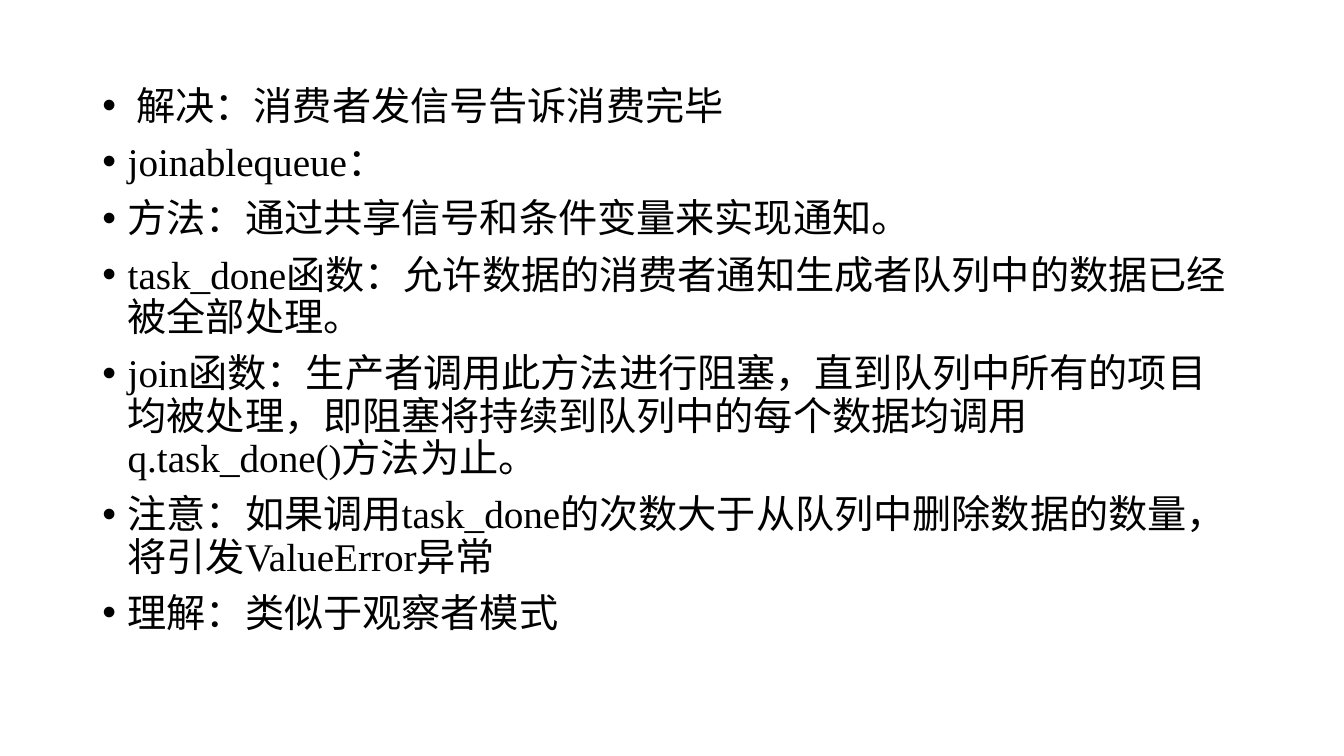
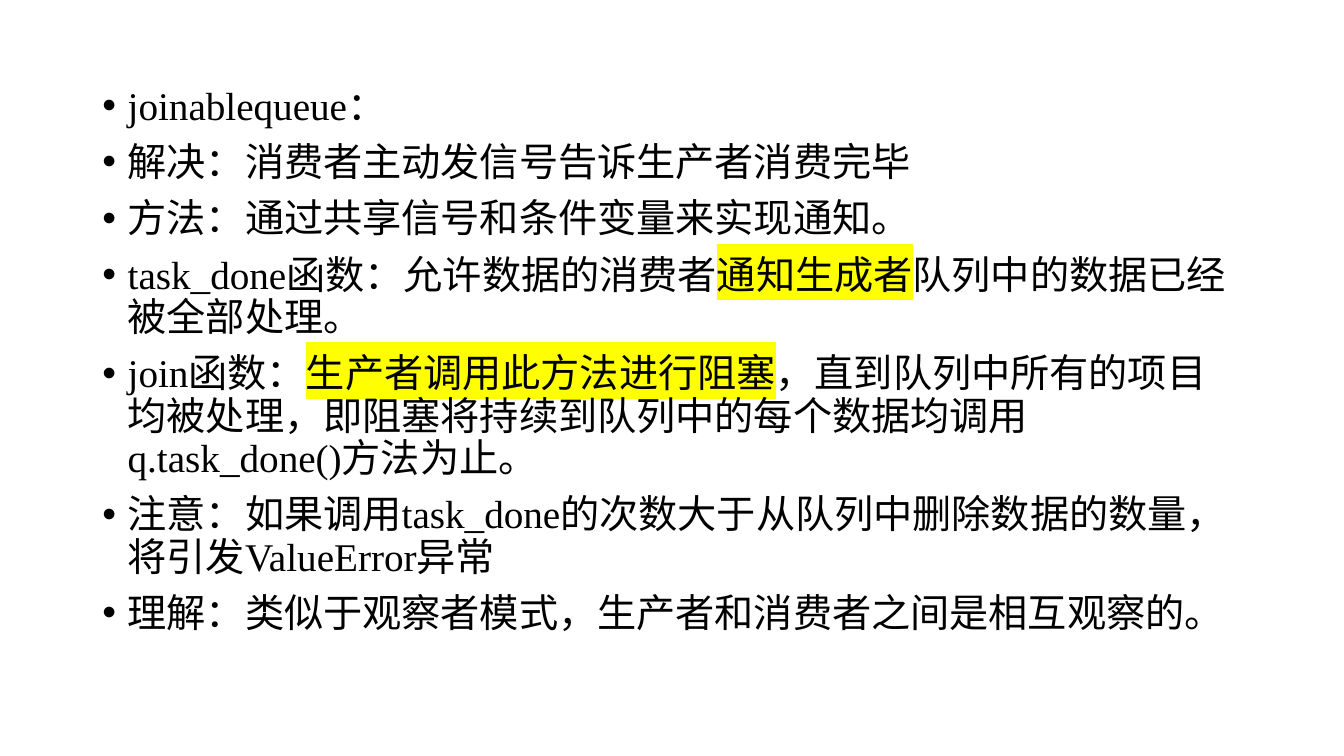
Before and after one commit to lizeyubuaa/pengbeifudao, a slide deck: slide 18 of week13/第十一周多进程.pptx (slide 15 before the commit). Drawn at 1344x756 pixels with LibreOffice and Linux fonts; fonts in the diff are those of the drawing. Boxes give left, top, right and bottom in pixels: in the first picture for what was removed or moved away, otherwise in the second. Text is boxed around its words. In the diff, an @@ line names an element or a change of style, - is before the commit and + after.

```diff
--- a/week13/第十一周多进程.pptx
+++ b/week13/第十一周多进程.pptx
@@ text at (x1=136, y1=87, x2=723, y2=124): paragraph removed @@
-• 解决：消费者发信号告诉消费完毕
@@ text at (x1=128, y1=143, x2=911, y2=180): paragraph added @@
+• 解决：消费者主动发信号告诉生产者消费完毕
@@ text at (x1=128, y1=258, x2=1226, y2=480): highlight none to #FFFF00 in "task_done函数：允许数据的消费者通知生成者队列中的数据已经被全部处理。", "join函数：生产者调用此方法进行阻塞，直到队列中所有的项目均被处理，即阻塞将持续到队列中的每个数据均调用q.task_ ..." @@
@@ text at (x1=128, y1=594, x2=1224, y2=631): text changed @@
-• 理解：类似于观察者模式
+• 理解：类似于观察者模式，生产者和消费者之间是相互观察的。
```
Also in this commit, not shown: 14 other slides changed, 3 slides added, 14 other files.
